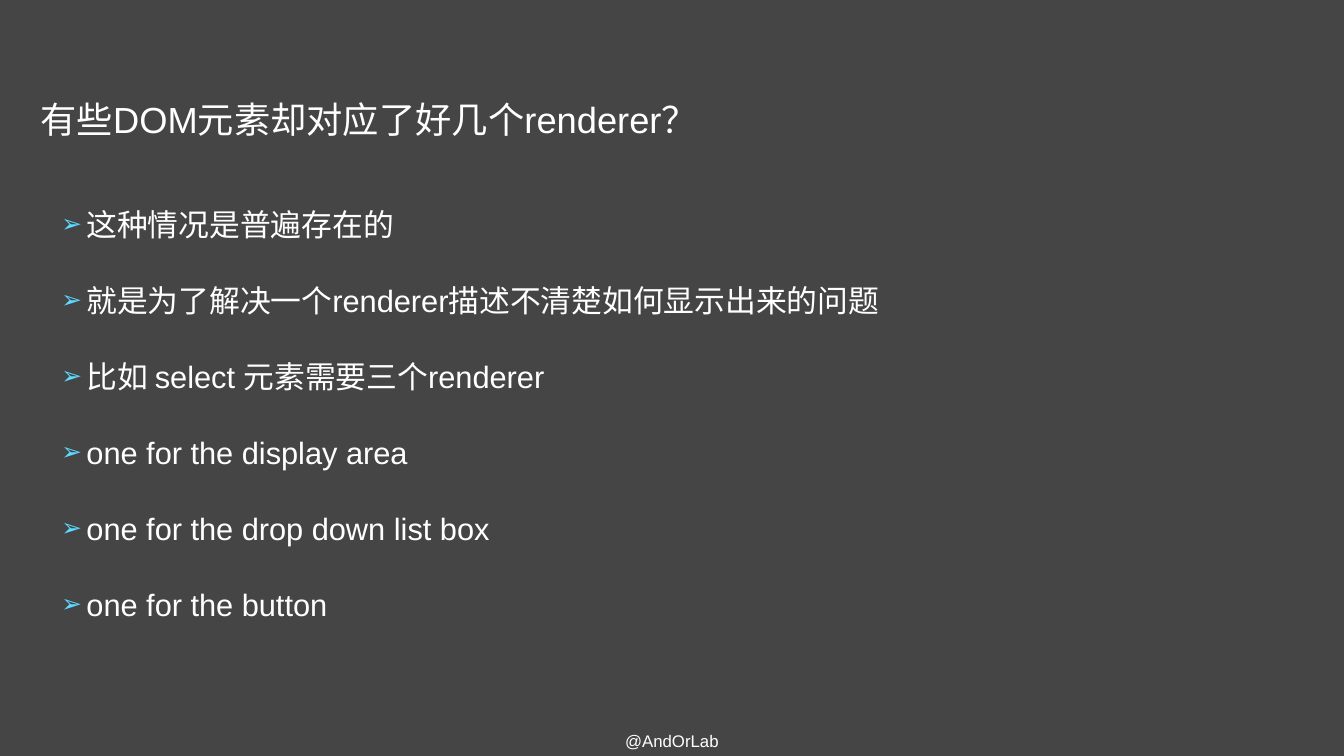
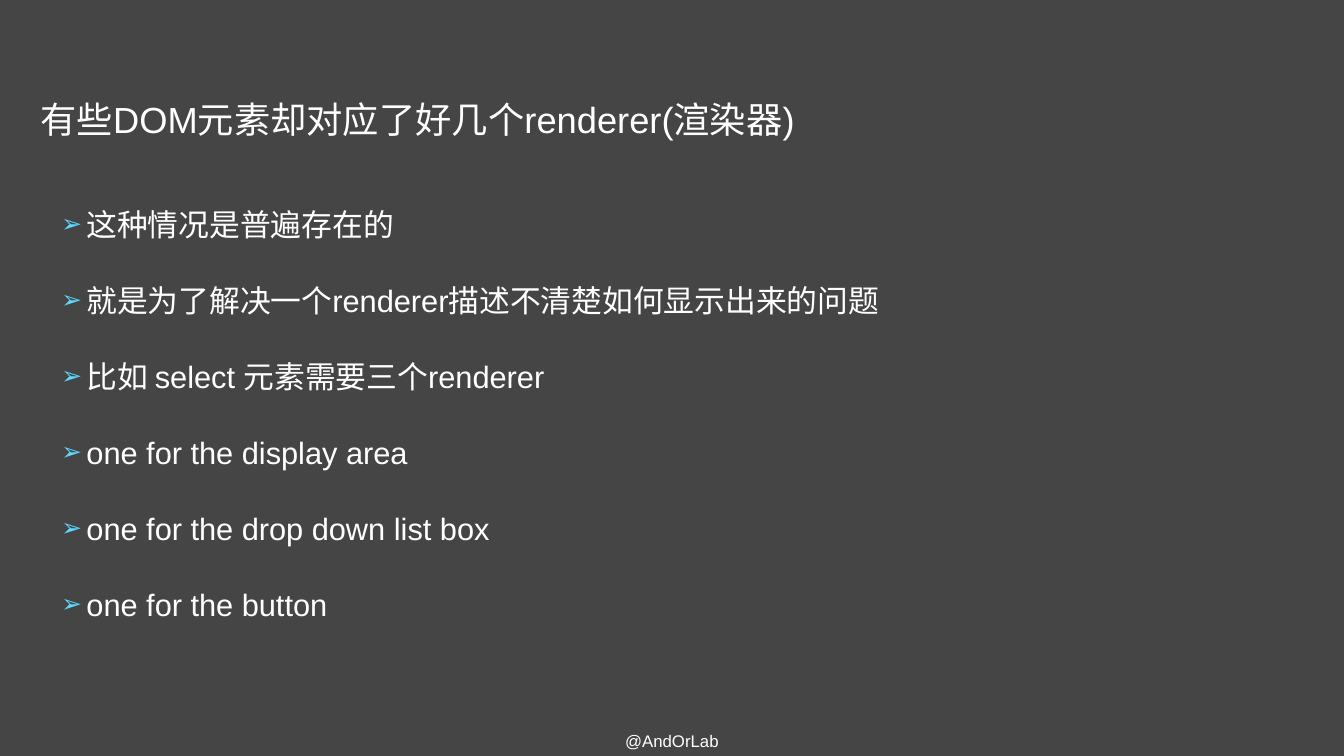
Before and after one commit to AndorLab/TodoList, a slide deck: slide 13 of contents/2018-10-31-王志强/性能优化之页面渲染.pptx. Drawn at 1344x756 pixels with LibreOffice and Linux fonts; fonts in the diff are those of the drawing. Boxes give left, top, right and bottom in pixels: in the first picture for what was removed or moved away, otherwise in the second. Text is boxed around its words. In the diff, an @@ line names an element or a change of style, - is before the commit and + after.

```diff
--- a/contents/2018-10-31-王志强/性能优化之页面渲染.pptx
+++ b/contents/2018-10-31-王志强/性能优化之页面渲染.pptx
@@ text at <box>41,102,795,141</box>: text changed @@
-有些DOM元素却对应了好几个renderer？
+有些DOM元素却对应了好几个renderer(渲染器)
```
Also in this commit, not shown: 6 other slides changed.
